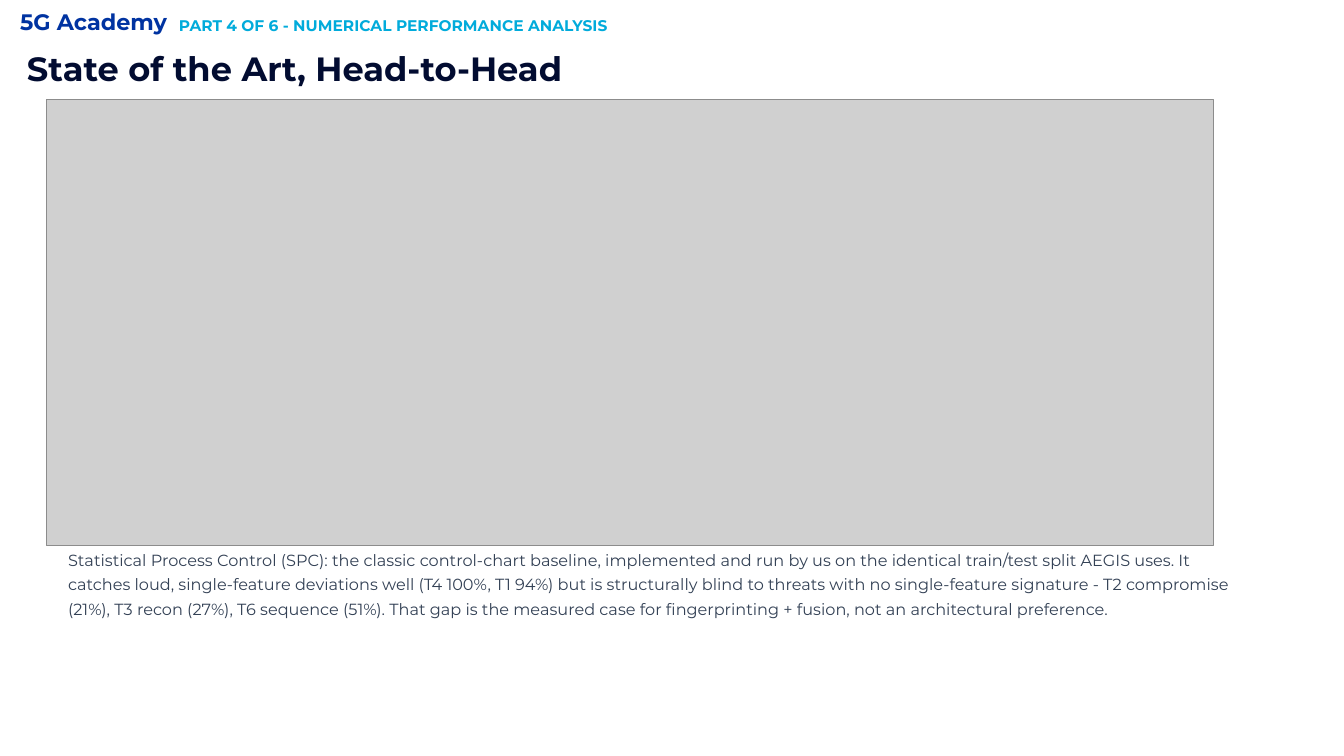
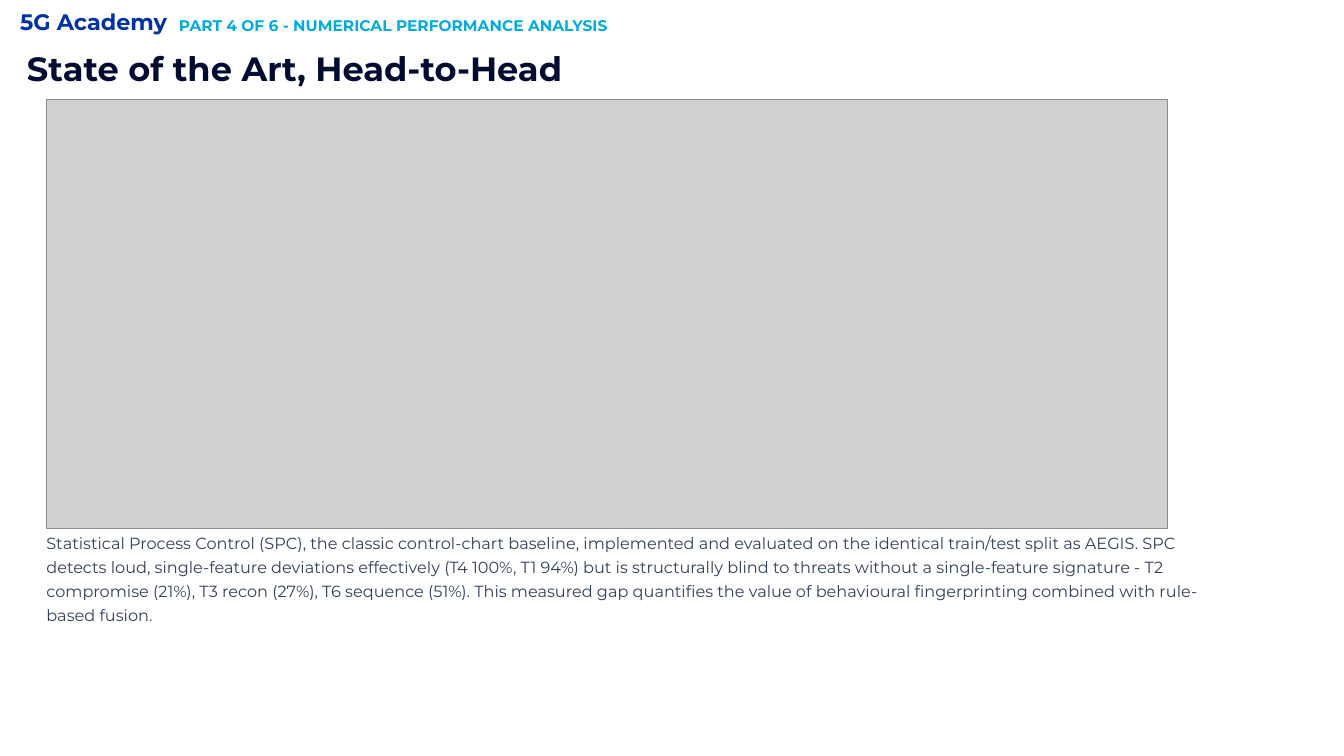
Before and after one commit to fauzan111/AEGIS, a slide deck: slide 10 of slides/GATE-2/AEGIS_Gate2_Official.pptx. Drawn at 1344x756 pixels with LibreOffice and Linux fonts; fonts in the diff are those of the drawing; grey boxes stand for pictures; background and template pictures are left out. Boxes give left, top, right and bottom in pixels: in the first picture for what was removed or moved away, otherwise in the second. Text is boxed around its words. In the diff, an @@ line names an element or a change of style, - is before the commit and + after.

```diff
--- a/slides/GATE-2/AEGIS_Gate2_Official.pptx
+++ b/slides/GATE-2/AEGIS_Gate2_Official.pptx
@@ picture: place and size @@
-picture at [46, 100, 1214, 546]
+picture at [46, 100, 1168, 529]
@@ text at [46, 535, 1197, 621]: text changed @@
-Statistical Process Control (SPC): the classic control-chart baseline, implemented and run by us on the identical train/test split AEGIS uses. It catches loud, single-feature deviations well (T4 100%, T1 94%) but is structurally blind to threats with no single-feature signature - T2 compromise (21%), T3 recon (27%), T6 sequence (51%). That gap is the measured case for fingerprinting + fusion, not an architectural preference.
+Statistical Process Control (SPC), the classic control-chart baseline, implemented and evaluated on the identical train/test split as AEGIS. SPC detects loud, single-feature deviations effectively (T4 100%, T1 94%) but is structurally blind to threats without a single-feature signature - T2 compromise (21%), T3 recon (27%), T6 sequence (51%). This measured gap quantifies the value of behavioural fingerprinting combined with rule-based fusion.
```
Also in this commit, not shown: 2 other slides changed, 1 other file.
